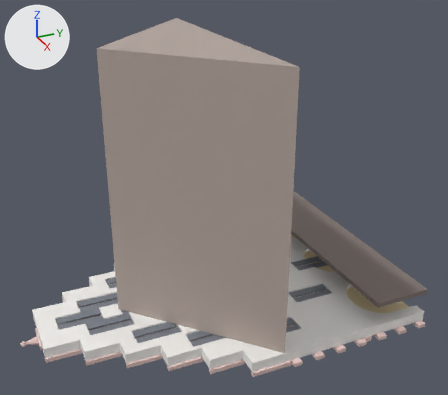
The glTF model modelle/kornhaus/kornhaus_measured.glb, before and after one commit.
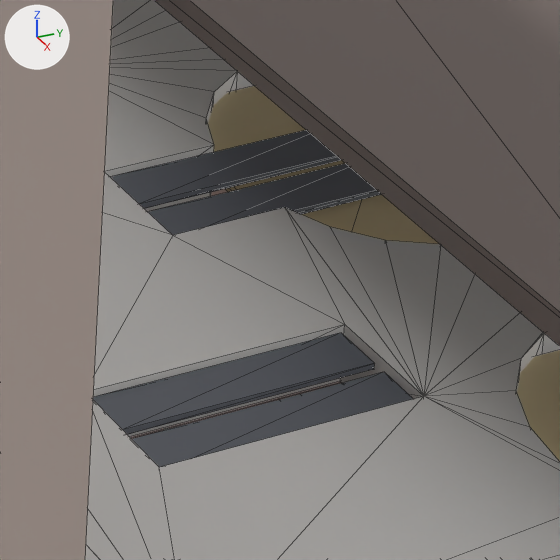
Old and new are each drawn whole from a camera (50 mm lens) standing at (38.56, -23.44, 22.05) and looking at (8.55, -9.93, 7.04) and again close up on the part from 61% to 79% of the width and 60% to 80% of the height. The lights are fixed; the arrows at upper left show +X, +Y and +Z. The older version's two pictures come first. The close-ups show mesh edges as thin lines. Vertices at exactly the same position are counted once.

Objects in the first close-up: 'dach', 'fassade', 'fenster', 'laube', 'warmlicht' and 1 more.
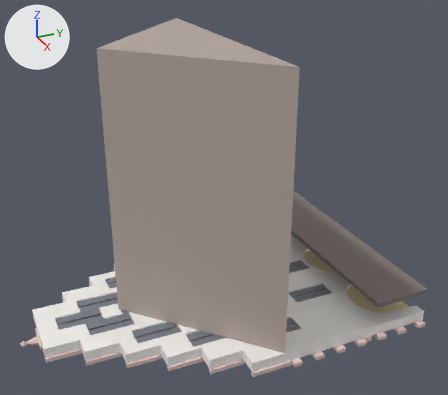
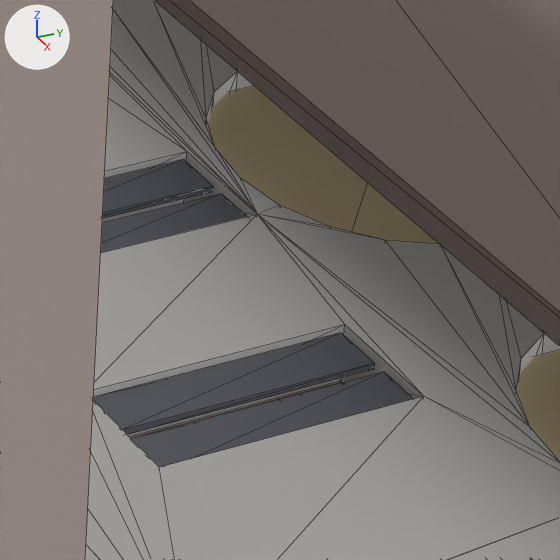
Commit message: fix(kornhaus): Body-Fenster ueber die Boegen (nicht in die Arkade rutschen)

What differs and where, as boxes (x1, y1, x2, y2) in the close-ups (560 x 560 px; the box of a moved part takes in the faces that stretch with it):
'fenster', reshaped
    before: (93, 130, 413, 467)
    after: (93, 159, 413, 467)
part 1 of me_fassade, moved or reshaped
    both: (88, 0, 560, 560)
part 2 of me_fenster, moved or reshaped
    before: (111, 130, 341, 208)
    after: (102, 159, 213, 219)
part 3 of me_fenster, moved or reshaped
    before: (148, 163, 382, 235)
    after: (101, 194, 247, 253)

The change, as a diff of the scene's bpy script:
```diff
--- a/modelle/kornhaus/kornhaus_measured.glb.py
+++ b/modelle/kornhaus/kornhaus_measured.glb.py
@@ me_fassade @@
 # used by ob_fassade; location = (0.0, 0.0, 0.0)
-me_fassade.from_pydata(...)  # 236 vertices, 492 faces; spans x 0.0..15.4, y -21.2..0.0, z 0.0..0.6
+me_fassade.from_pydata(...)  # 242 vertices, 508 faces; spans x 0.0..15.4, y -21.2..0.0, z 0.0..0.6
+# me_fassade part 1
+# 4 vertices are removed from x 7.1..8.3, y -4.4, z 0.0..0.6
+# 78 faces are deleted
+# 10 vertices are added at x 7.1..8.3, y -6.1..-3.3, z 0.0..0.6
+# 94 new faces join them
 me_fassade.materials.append(mat_defaultmaterial)
@@ me_fenster @@
 # used by ob_fenster; location = (0.0, 0.0, 0.0)
-me_fenster.from_pydata(...)  # 240 vertices, 360 faces; spans x 1.6..13.8, y -20.0..-1.8, z 0.5
+me_fenster.from_pydata(...)  # 240 vertices, 360 faces; spans x 1.6..13.8, y -20.0..-3.5, z 0.5
+# me_fenster part 2: the loose piece of 8 vertices spanning x 7.1..7.6, y -4.3..-1.8, z 0.5 is moved by (0.0, -1.7, 0.0)
+# me_fenster part 3: the loose piece of 8 vertices spanning x 7.8..8.3, y -4.3..-1.8, z 0.5 is moved by (0.0, -1.7, 0.0)
 me_fenster.materials.append(mat_defaultmaterial_002)
```
